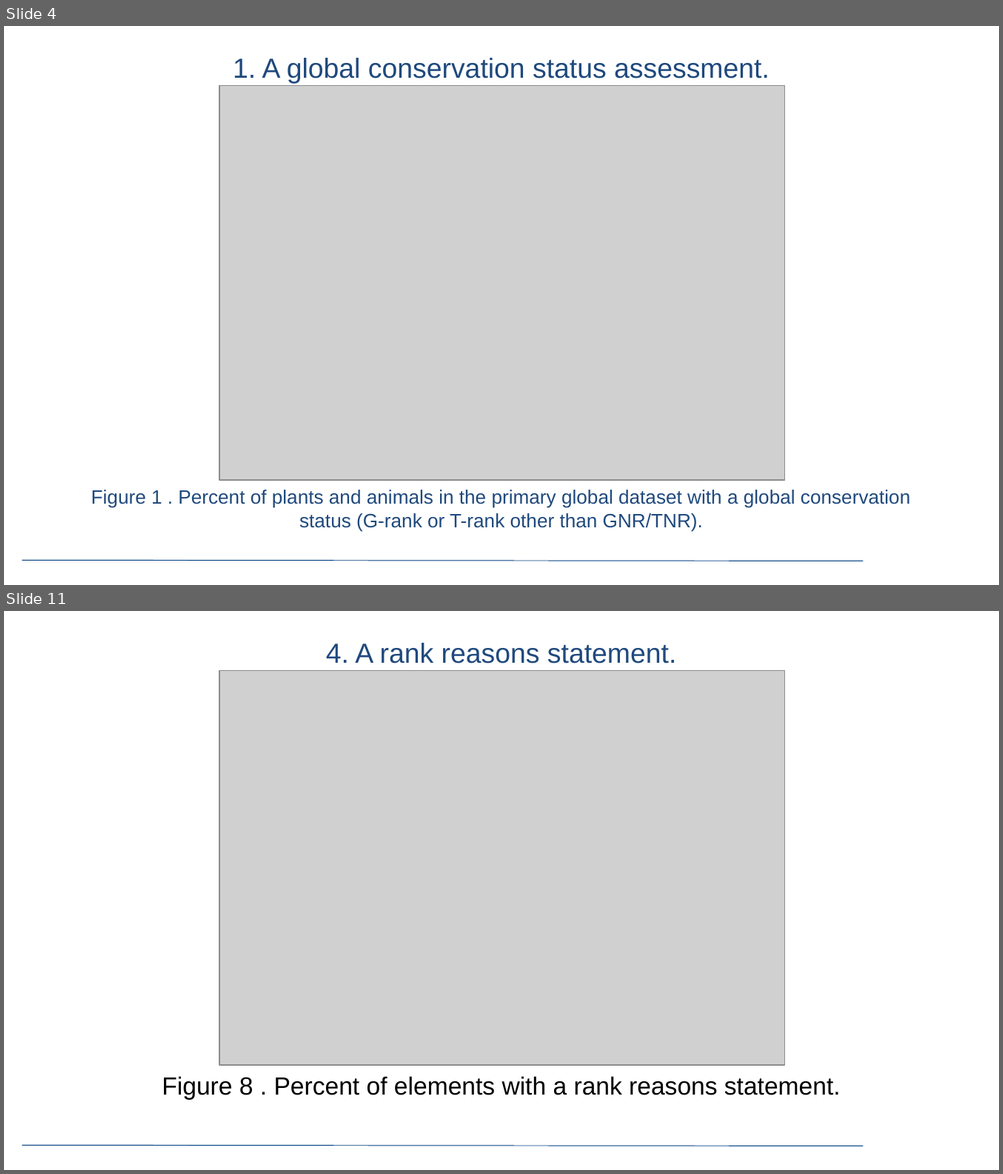
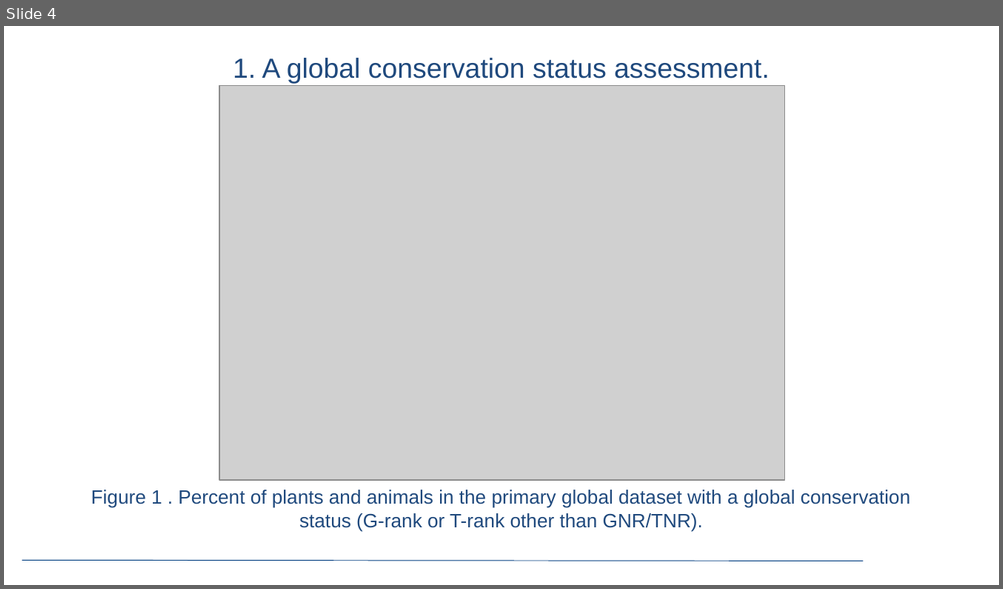
Before and after one commit to mtarjan/Reproducible-reporting-tutorial, a slide deck: Presentation Template.pptx. Shown one above the other, each under a label of ours: slides 4 and 11 before the commit, slide 4 after it; the slides between them are not shown. The pictures are 1003x1174 and 1003x589 pixels, drawn with LibreOffice and Linux fonts; fonts in the diff are those of the drawing; grey boxes stand for pictures; background and template pictures are left out. Boxes give left, top, right and bottom in pixels: in the first picture for what was removed or moved away, otherwise in the second. Text is boxed around its words. In the diff, an @@ line names an element or a change of style, - is before the commit and + after.

```diff
--- a/Presentation Template.pptx
+++ b/Presentation Template.pptx
@@ slide 11 removed at [4, 611, 999, 1170], background #FFFFFF; not listed: 1 template element that a slide beside it also shows @@
@@ title removed at [326, 643, 676, 664] @@
-4. A rank reasons statement.
@@ picture removed at [220, 671, 785, 1065] @@
@@ text removed at [162, 1076, 840, 1099] @@
-Figure 8 . Percent of elements with a rank reasons statement.
```
Also in this commit, not shown: 15 other slides removed.
